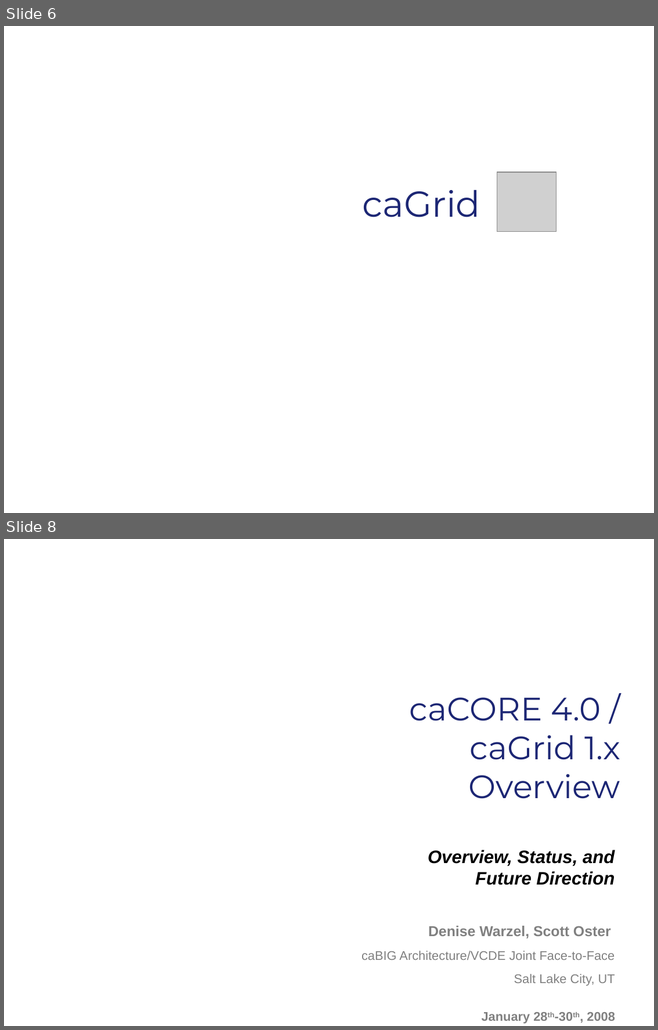
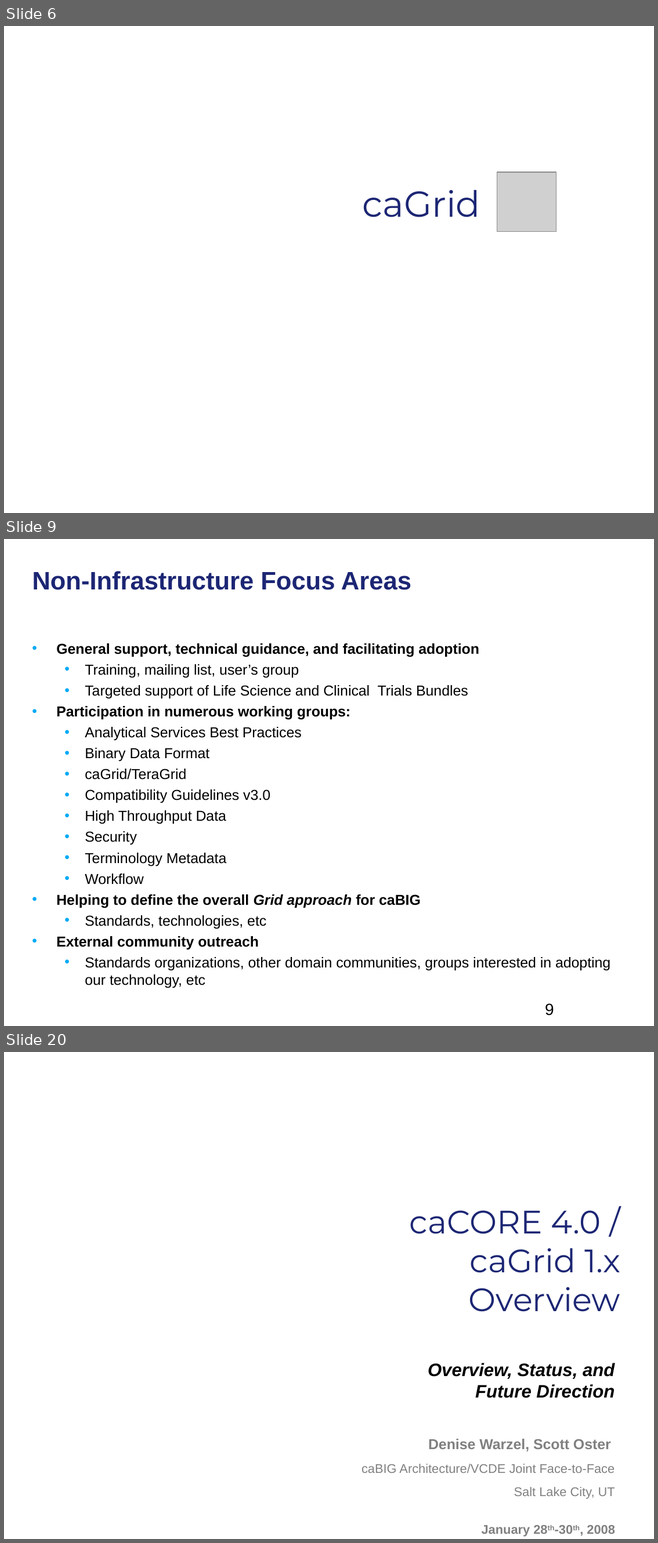
Before and after one commit to NCIP/cagrid-docs, a slide deck: presentations/200801_VCDE_ARCH/20080128_30_XCWS_F2F_Day2_caCORE_caGrid.ppt. Shown one above the other, each under a label of ours: slides 6 and 8 before the commit, slides 6, 9 and 20 after it; the slides between them are not shown. The pictures are 658x1030 and 658x1543 pixels, drawn with LibreOffice and Linux fonts; fonts in the diff are those of the drawing; grey boxes stand for pictures; background and template pictures are left out. Boxes give left, top, right and bottom in pixels: in the first picture for what was removed or moved away, otherwise in the second. Text is boxed around its words. In the diff, an @@ line names an element or a change of style, - is before the commit and + after.

```diff
--- a/presentations/200801_VCDE_ARCH/20080128_30_XCWS_F2F_Day2_caCORE_caGrid.ppt
+++ b/presentations/200801_VCDE_ARCH/20080128_30_XCWS_F2F_Day2_caCORE_caGrid.ppt
@@ slide 9 added at <box>4,539,654,1026</box>, background picture (left out) @@
@@ title added at <box>32,571,411,590</box>, 28 pt, text #1C2674, bold @@
+Non-Infrastructure Focus Areas
@@ text added at <box>56,643,610,988</box>, 16 pt, text #000000 @@
+• General support, technical guidance, and facilitating adoption
+  • Training, mailing list, user’s group
+  • Targeted support of Life Science and Clinical Trials Bundles
+• Participation in numerous working groups:
+  • Analytical Services Best Practices
+  • Binary Data Format
+  • caGrid/TeraGrid
+  • Compatibility Guidelines v3.0
+  • High Throughput Data
+  • Security
+  • Terminology Metadata
+  • Workflow
+• Helping to define the overall Grid approach for caBIG
+  • Standards, technologies, etc
+• External community outreach
+  • Standards organizations, other domain communities, groups interested in adopting our technology, etc
@@ page number added at <box>545,1004,554,1016</box>, 18 pt, text #000000 @@
+9
@@ what was slide 8 is now slide 20 @@
```
Also in this commit, not shown: 1 slide changed, 15 other slides added, 1 slide removed.
